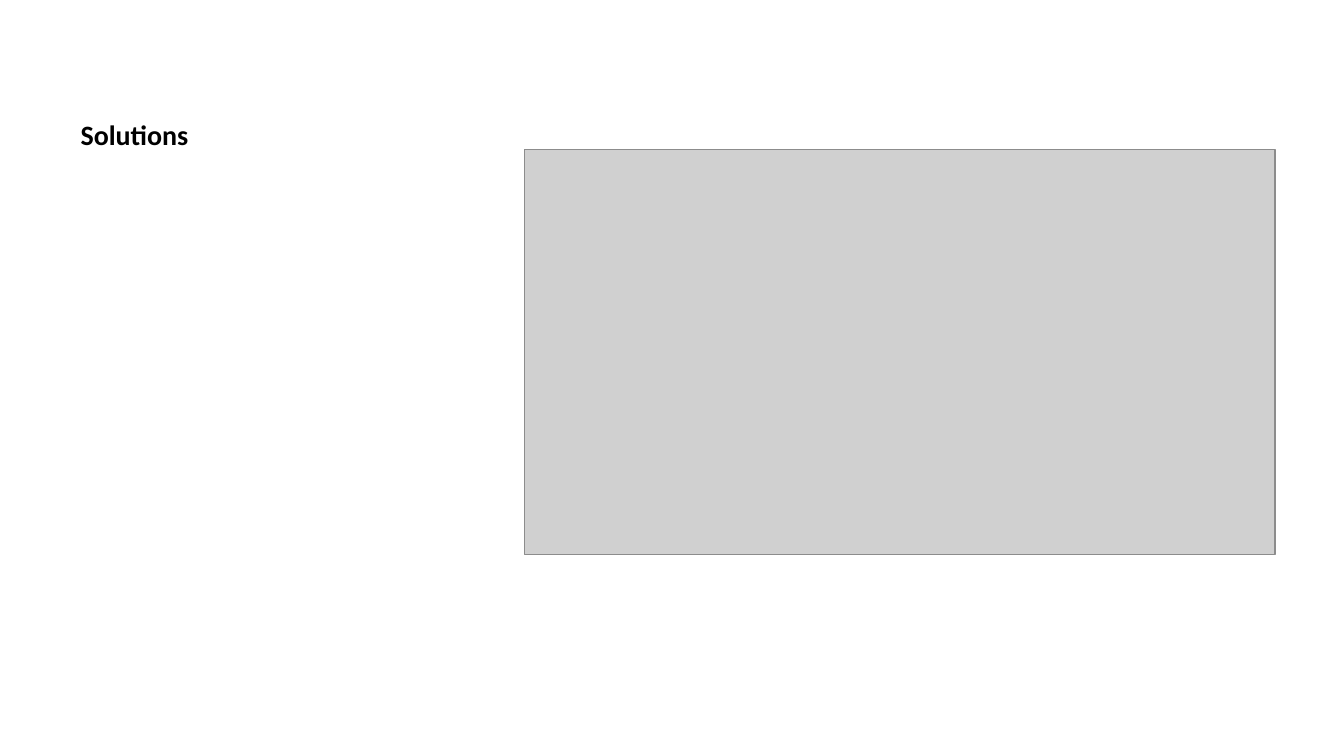
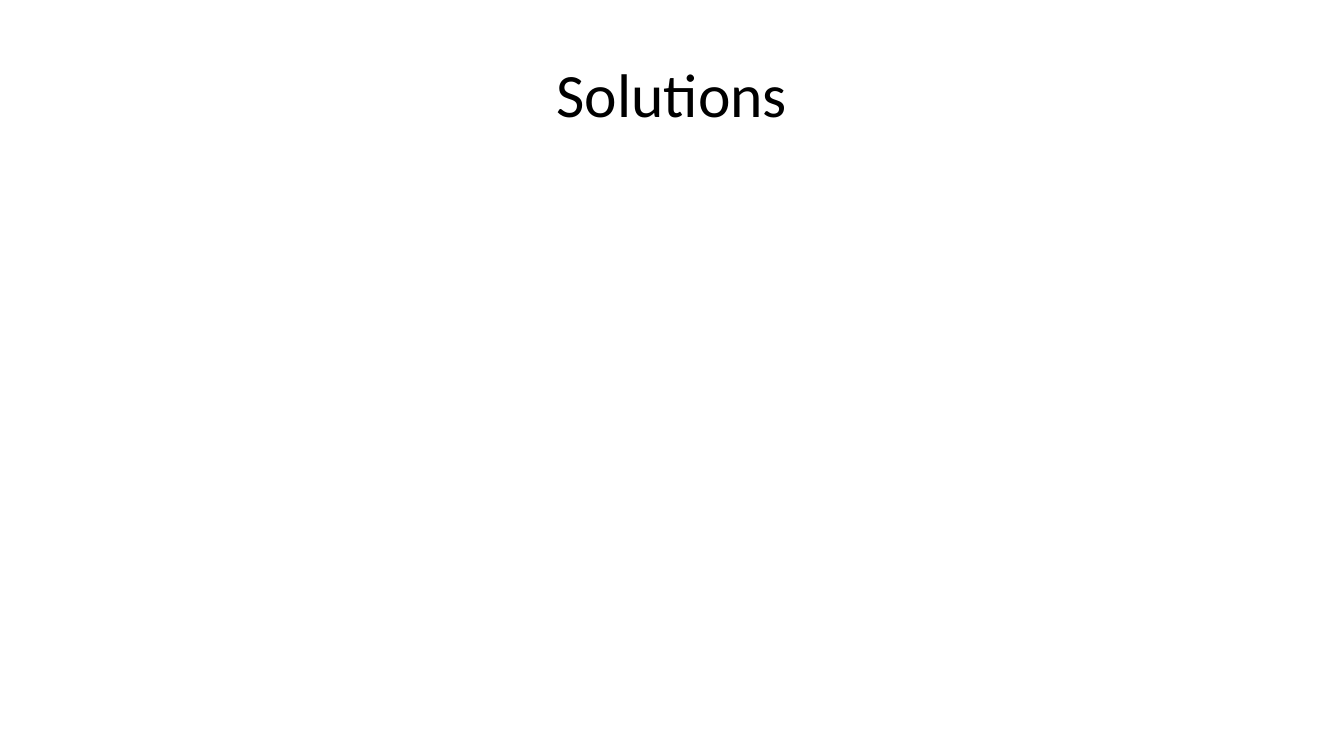
Before and after one commit to Beforerr/cs_theory, a slide deck: slide 18 of presentations/index.pptx (slide 14 before the commit). Drawn at 1344x756 pixels with LibreOffice and Linux fonts; fonts in the diff are those of the drawing; grey boxes stand for pictures. Boxes give left, top, right and bottom in pixels: in the first picture for what was removed or moved away, otherwise in the second. Text is boxed around its words. In the diff, an @@ line names an element or a change of style, - is before the commit and + after.

```diff
--- a/presentations/index.pptx
+++ b/presentations/index.pptx
@@ title "Solutions" at (557,74,787,118): size 15 to 33 pt, bold off; alignment left to centre; vertical alignment bottom to middle @@
@@ picture removed at (524,149,1274,554) @@
```
Also in this commit, not shown: 5 other slides changed, 21 slides added, 4 slides removed, 4 other files.
